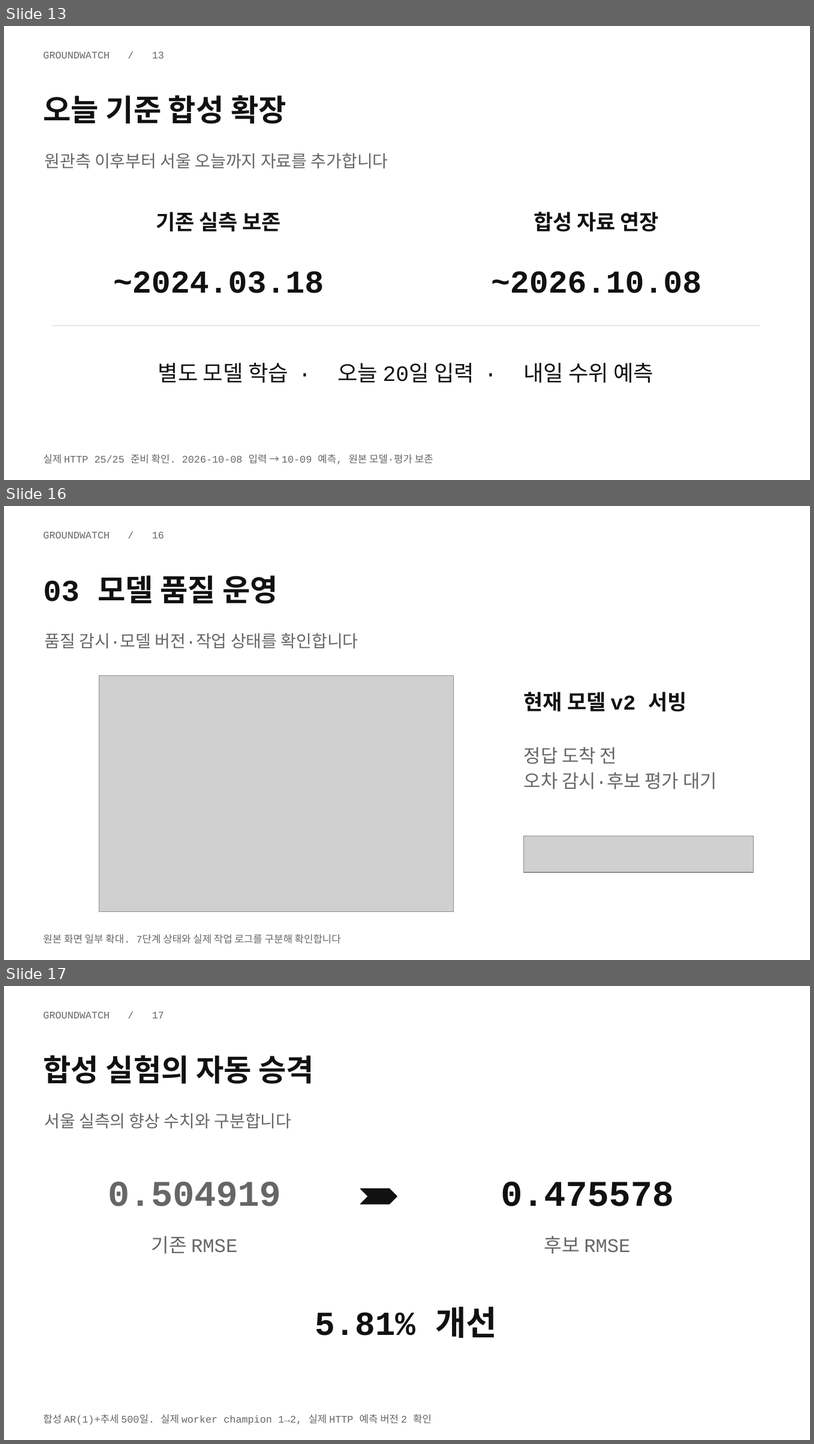
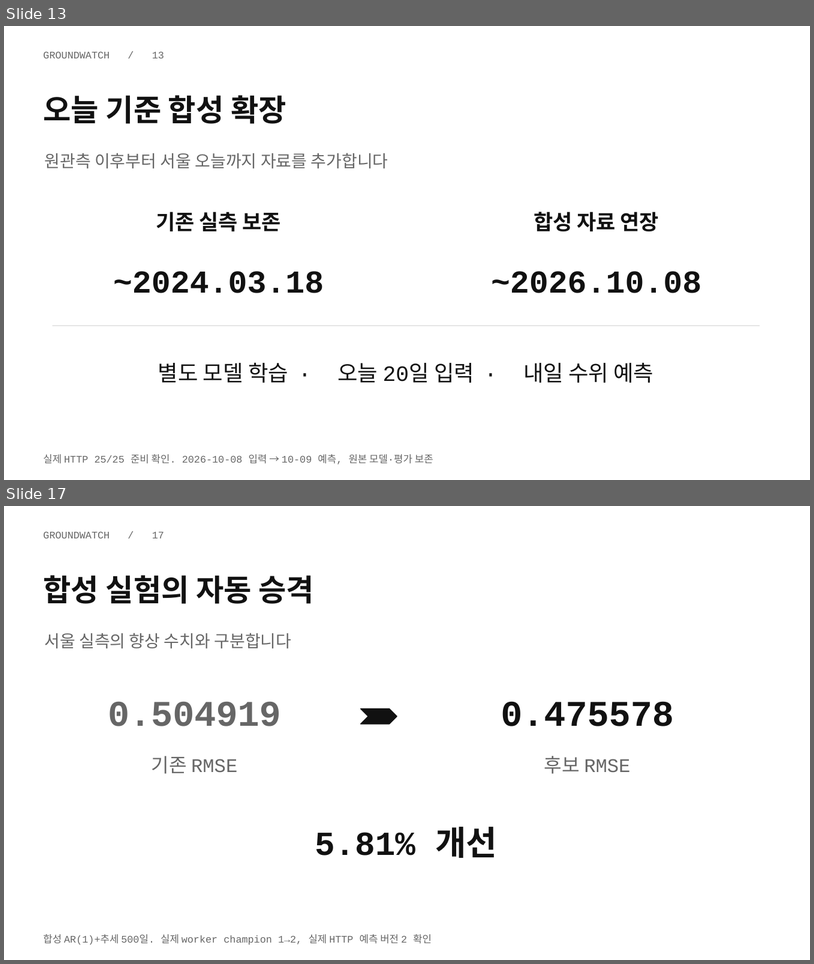
Before and after one commit to skala-aiops/GROUNDWATCH, a slide deck: output/skill-comparison/anthropic-pptx/AIOps_조별 과제_광주_3반_GroundWatch.pptx. Shown one above the other, each under a label of ours: slides 13, 16 and 17 before the commit, slides 13 and 17 after it; the slides between them are not shown. The pictures are 814x1444 and 814x964 pixels, drawn with LibreOffice and Linux fonts; fonts in the diff are those of the drawing; grey boxes stand for pictures. Boxes give left, top, right and bottom in pixels: in the first picture for what was removed or moved away, otherwise in the second. Text is boxed around its words. In the diff, an @@ line names an element or a change of style, - is before the commit and + after.

Commit message:
docs: 최신 화면과 비교 표시 기준으로 기획서와 발표자료 동기화

```diff
--- a/output/skill-comparison/anthropic-pptx/AIOps_조별 과제_광주_3반_GroundWatch.pptx
+++ b/output/skill-comparison/anthropic-pptx/AIOps_조별 과제_광주_3반_GroundWatch.pptx
@@ slide 16 removed at box(4, 506, 810, 960), background #FFFFFF @@
@@ text removed at box(43, 532, 164, 538) @@
-GROUNDWATCH / 16
@@ text removed at box(43, 575, 279, 604) @@
-03 모델 품질 운영
@@ text removed at box(45, 633, 359, 648) @@
-품질 감시·모델 버전·작업 상태를 확인합니다
@@ picture removed at box(99, 675, 453, 912) @@
@@ text removed at box(524, 691, 687, 711) @@
-현재 모델 v2 서빙
@@ text removed at box(524, 747, 717, 789) @@
-정답 도착 전
-오차 감시·후보 평가 대기
@@ picture removed at box(524, 835, 754, 872) @@
@@ text removed at box(43, 934, 341, 943) @@
-원본 화면 일부 확대. 7단계 상태와 실제 작업 로그를 구분해 확인합니다
```
Also in this commit, not shown: 2 slides changed, 1 slide added, 58 other files.
